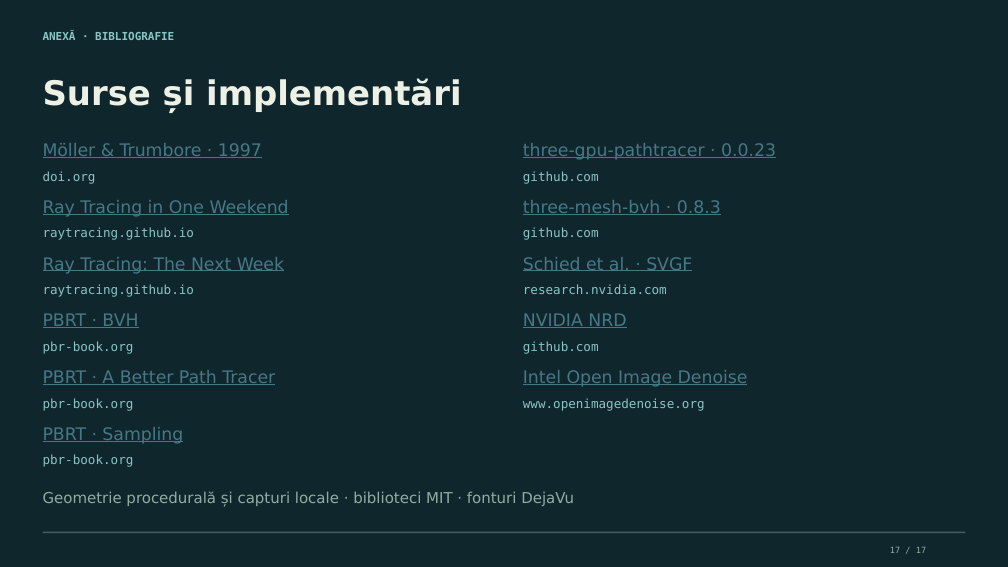
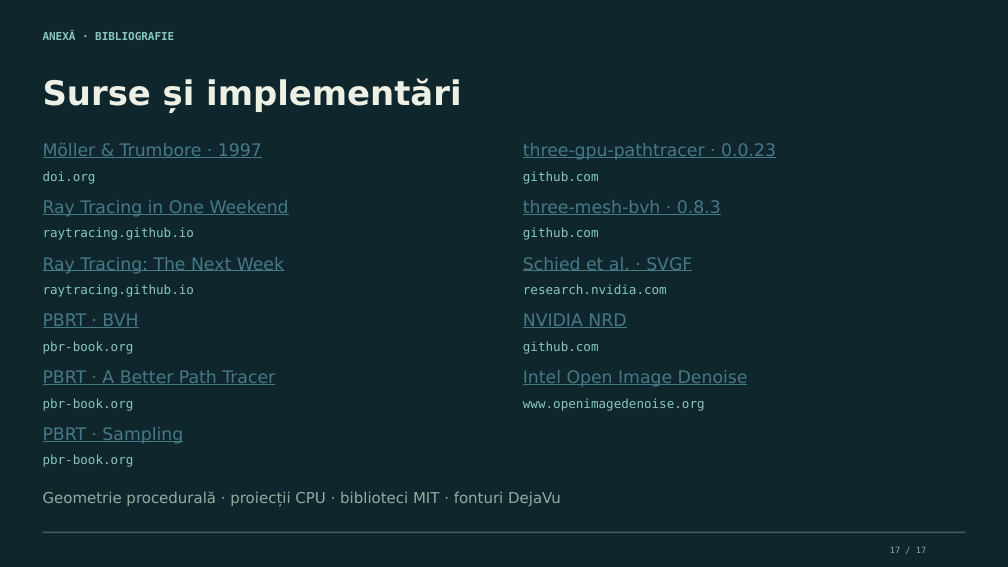
Before and after one commit to mucel29/pgapi-presentation, a slide deck: slide 17 of output/raytracing.pptx. Drawn at 1008x567 pixels with LibreOffice and Linux fonts; fonts in the diff are those of the drawing. Boxes give left, top, right and bottom in pixels: in the first picture for what was removed or moved away, otherwise in the second. Text is boxed around its words. In the diff, an @@ line names an element or a change of style, - is before the commit and + after.

```diff
--- a/output/raytracing.pptx
+++ b/output/raytracing.pptx
@@ text at [43, 491, 561, 507]: text changed @@
-Geometrie procedurală și capturi locale · biblioteci MIT · fonturi DejaVu
+Geometrie procedurală · proiecții CPU · biblioteci MIT · fonturi DejaVu
```
Also in this commit, not shown: 7 other slides changed, 22 other files.
